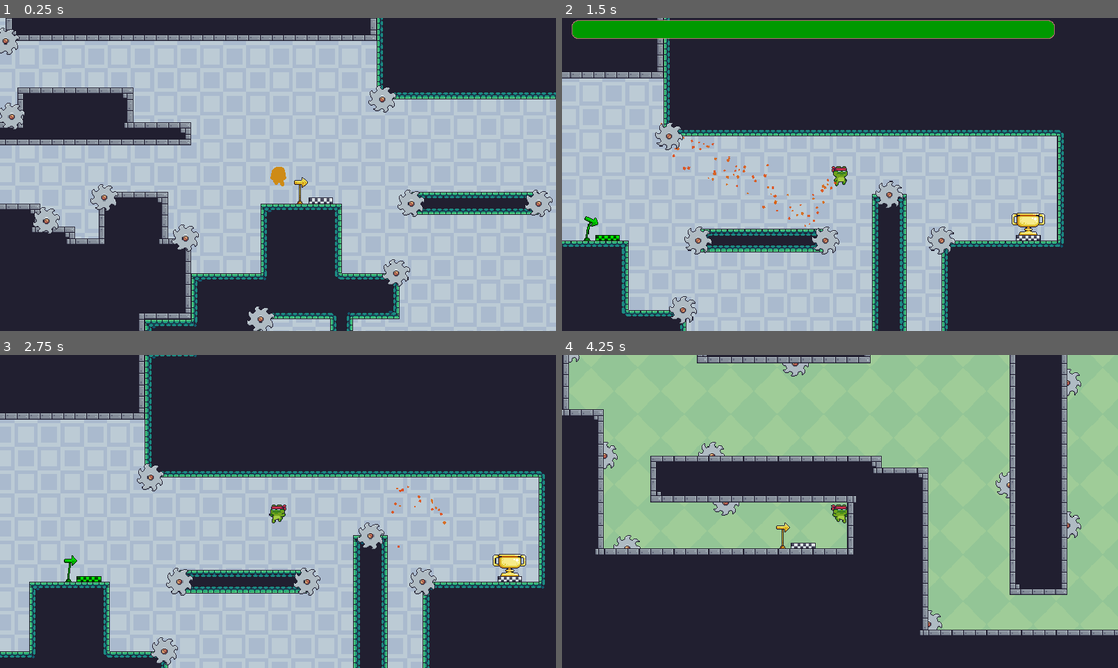
Above: before the commit, frames 1-4 (two rows, left to right).
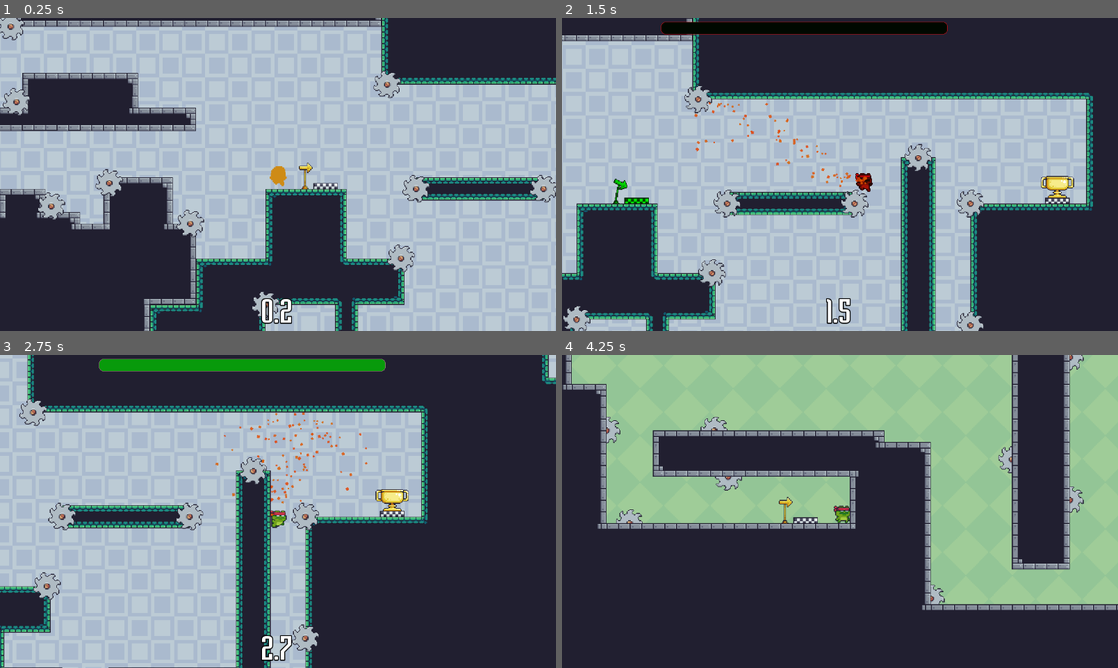
Above: after the commit, the same moments.

Repository: Boyquotes/LudusFormation
Game: Godot game, scene res://Scenes/Levels/level_base.tscn
Two runs of this game, one before a commit and one after it. Both use one fixed random seed, a clock stepped at 60 frames per second and the inputs below.
Inputs:
- Up to frame 1 (0.25 s): no input
- Up to frame 2 (1.5 s): hold D (right) from 0.53 s (still down); tap W (jump) at 0.6, 0.77, 1.07, 1.35 s
- Up to frame 3 (2.75 s): tap W (jump) at 1.52, 1.82, 2.1 s; release D (right) at 2.03 s; hold A (left) from 2.03 s (still down)
- Up to frame 4 (4.25 s): release A (left) at 2.78 s; hold D (right) from 2.78 s (still down); tap W (jump) at 2.85, 3.02, 3.32, 3.6, 3.77, 4.07 s

The runs differ from the first frame. In frame 1, 23% of the frame differs, in the area x 0-100%, y 0-100%; in frame 2, 41%; in frame 3, 45%; in frame 4, 24%.

Commit message:
Added timer, wall jump

Diff:
--- /dev/null
+++ b/Scenes/Levels/TimeSpent.gd
@@ -0,0 +1,8 @@
+extends Label
+
+var tick_spent : float
+
+# Called every frame. 'delta' is the elapsed time since the previous frame.
+func _process(delta: float) -> void:
+	tick_spent += delta
+	text = "%.1f" % tick_spent
--- a/Scenes/Levels/level_base.tscn
+++ b/Scenes/Levels/level_base.tscn
@@ -6,6 +6,8 @@
 [ext_resource type="PackedScene" uid="uid://bsbn72jnqtj2j" path="res://Scenes/Traps/Saw/saw_trap.tscn" id="3_f2nqi"]
 [ext_resource type="PackedScene" uid="uid://ceetapqadmawx" path="res://Scenes/Checkpoints/Start/start_point.tscn" id="5_gflnu"]
 [ext_resource type="PackedScene" uid="uid://ktkqsa0kqmeh" path="res://Scenes/Checkpoints/End/end_point.tscn" id="6_suhpl"]
+[ext_resource type="FontFile" uid="uid://dbjwykly8mh7g" path="res://Assets/fonts/Empanada.ttf" id="7_28i66"]
+[ext_resource type="Script" path="res://Scenes/Levels/TimeSpent.gd" id="7_eynju"]
 
 [sub_resource type="TileSetAtlasSource" id="TileSetAtlasSource_1td6t"]
 resource_name = "ground1"
@@ -588,6 +590,12 @@
 terrain_set_0/terrain_1/color = Color(0.501961, 0, 0.2, 1)
 sources/0 = SubResource("TileSetAtlasSource_1td6t")
 
+[sub_resource type="LabelSettings" id="LabelSettings_wi2bu"]
+font = ExtResource("7_28i66")
+font_size = 72
+outline_size = 8
+outline_color = Color(0, 0, 0, 1)
+
 [node name="LevelBase" type="Node2D"]
 
 [node name="BG" type="NinePatchRect" parent="."]
@@ -603,9 +611,9 @@
 [node name="Entities" type="Node" parent="."]
 
 [node name="Player" parent="Entities" instance=ExtResource("1_ut1no")]
-position = Vector2(776, 344)
+position = Vector2(769, 364)
 SPEED = 400.0
-JUMP_VELOCITY = -500.0
+JUMP_VELOCITY = -450.0
 
 [node name="Level" type="Node" parent="."]
 
@@ -727,3 +735,21 @@
 [node name="EndPoint" parent="Objective" instance=ExtResource("6_suhpl")]
 position = Vector2(1416, 352)
 next_level = "res://Scenes/Levels/level_2.tscn"
+
+[node name="Game" type="CanvasLayer" parent="."]
+layer = 2
+
+[node name="TimeSpent" type="Label" parent="Game"]
+texture_filter = 1
+anchors_preset = -1
+anchor_top = 0.868827
+anchor_right = 1.0
+anchor_bottom = 1.0
+grow_horizontal = 2
+grow_vertical = 0
+text = "123"
+label_settings = SubResource("LabelSettings_wi2bu")
+horizontal_alignment = 1
+vertical_alignment = 1
+script = ExtResource("7_eynju")
+metadata/_edit_use_anchors_ = true
--- a/Scenes/Player/player.gd
+++ b/Scenes/Player/player.gd
@@ -13,6 +13,9 @@
 # statistiques de déplacement du joueur
 @export var SPEED = 300.0
 @export var JUMP_VELOCITY = -400.0
+var max_fall_velocity = abs(JUMP_VELOCITY) * 3:
+	set(mfv):
+		max_fall_velocity = mfv if mfv != -1 else abs(JUMP_VELOCITY) * 3
 @export var jumps : int = 2
 
 # statique de la vie du joueur
@@ -25,11 +28,12 @@
 			life_changed.emit()
 
 # noeuds du joueur
-@onready var life_bar: ProgressBar = $LifeBar
+@onready var life_bar: ProgressBar = $CanvasLayer/LifeBar
 @onready var player_camera: Camera2D = $PlayerCamera
 @onready var frog: AnimatedSprite2D = $Frog
 @onready var player_collision: CollisionShape2D = $PlayerCollision
 @onready var player_animations: AnimationPlayer = $PlayerAnimations
+@onready var wall_jump_raycast: RayCast2D = $WallJumpRaycast
 
 var start_point := Vector2.ZERO
 var hit_particles_array : Array = []
@@ -58,25 +62,42 @@
 
 	# Handle Jump.
 	if Input.is_action_just_pressed("jump") and jumps > 0:
+		if wall_jump_raycast.is_colliding() and not is_on_floor():
+			return
 		velocity.y = JUMP_VELOCITY
 		jumps -= 1
-	elif Input.is_action_just_pressed("fastdown") and not is_on_floor():
+	elif Input.is_action_just_pressed("fastdown") and not is_on_floor() and frog.animation != "WallJump":
 		gravity *= 20.0
 
+	if wall_jump_raycast.is_colliding():
+		jumps = 1
+
 	var direction := Input.get_axis("left", "right")
-	if direction:
-		velocity.x = direction * SPEED
-	else:
-		velocity.x = move_toward(velocity.x, 0, SPEED)
+	if frog.animation != "WallJump":
+		if direction:
+			velocity.x = direction * SPEED
+		else:
+			velocity.x = move_toward(velocity.x, 0, SPEED)
 
-	move_and_slide()
+	if not can_wall_jump():
+		max_fall_velocity = -1
 
 	# vérifie si le joueur change de direction
 	if direction != 0:
 		frog.flip_h = false if direction == 1 else true
+		wall_jump_raycast.target_position.x = 12 if not frog.flip_h else -12
+
+	velocity.y = clamp(velocity.y, -max_fall_velocity, max_fall_velocity)
+	move_and_slide()
+
+	if can_wall_jump():
+		frog.play("WallJump")
+
+		if velocity.y > 1.0:
+			max_fall_velocity = 100
 
 	# vérifie si le joueur saute, son premier saut
-	if velocity.y < 0 and jumps == 1:
+	elif velocity.y < 0 and jumps == 1:
 		frog.play("Jump")
 
 	# vérifie si le joueur saute, son deuxième saut
@@ -129,6 +150,9 @@
 		hit_particle.queue_free()
 	hit_particles_array.clear()
 
+func can_wall_jump() -> bool:
+	return wall_jump_raycast.is_colliding() and not is_on_floor()
+
 func _on_player_life_changed() -> void:
 	if life <= 0:
 		call("death")
--- a/Scenes/Player/player.tscn
+++ b/Scenes/Player/player.tscn
@@ -6,59 +6,59 @@
 [sub_resource type="RectangleShape2D" id="RectangleShape2D_f32ck"]
 size = Vector2(20, 26)
 
+[sub_resource type="Animation" id="Animation_ol1ix"]
+length = 0.001
+tracks/0/type = "value"
+tracks/0/imported = false
+tracks/0/enabled = true
+tracks/0/path = NodePath("Frog:self_modulate")
+tracks/0/interp = 1
+tracks/0/loop_wrap = true
+tracks/0/keys = {
+"times": PackedFloat32Array(0),
+"transitions": PackedFloat32Array(1),
+"update": 0,
+"values": [Color(1, 1, 1, 1)]
+}
+tracks/1/type = "value"
+tracks/1/imported = false
+tracks/1/enabled = true
+tracks/1/path = NodePath("CanvasLayer/LifeBar:self_modulate")
+tracks/1/interp = 1
+tracks/1/loop_wrap = true
+tracks/1/keys = {
+"times": PackedFloat32Array(0),
+"transitions": PackedFloat32Array(4),
+"update": 0,
+"values": [Color(1, 0, 0, 0)]
+}
+
 [sub_resource type="Animation" id="Animation_mtxrj"]
 resource_name = "damage_taken"
 length = 1.5
 tracks/0/type = "value"
 tracks/0/imported = false
 tracks/0/enabled = true
-tracks/0/path = NodePath("LifeBar:self_modulate")
+tracks/0/path = NodePath("Frog:self_modulate")
 tracks/0/interp = 1
 tracks/0/loop_wrap = true
 tracks/0/keys = {
-"times": PackedFloat32Array(0, 1, 1.5),
-"transitions": PackedFloat32Array(1, 2.5, 4.22243),
-"update": 0,
-"values": [Color(1, 0, 0, 1), Color(1, 1, 1, 1), Color(0, 1, 0, 0)]
-}
-tracks/1/type = "value"
-tracks/1/imported = false
-tracks/1/enabled = true
-tracks/1/path = NodePath("Frog:self_modulate")
-tracks/1/interp = 1
-tracks/1/loop_wrap = true
-tracks/1/keys = {
 "times": PackedFloat32Array(0, 0.4),
 "transitions": PackedFloat32Array(1, 0.196146),
 "update": 0,
 "values": [Color(1, 0, 0, 1), Color(1, 1, 1, 1)]
 }
-
-[sub_resource type="Animation" id="Animation_ol1ix"]
-length = 0.001
-tracks/0/type = "value"
-tracks/0/imported = false
-tracks/0/enabled = true
-tracks/0/path = NodePath("LifeBar:self_modulate")
-tracks/0/interp = 1
-tracks/0/loop_wrap = true
-tracks/0/keys = {
-"times": PackedFloat32Array(0),
-"transitions": PackedFloat32Array(1),
-"update": 0,
-"values": [Color(0, 1, 0, 0)]
-}
 tracks/1/type = "value"
 tracks/1/imported = false
 tracks/1/enabled = true
-tracks/1/path = NodePath("Frog:self_modulate")
+tracks/1/path = NodePath("CanvasLayer/LifeBar:self_modulate")
 tracks/1/interp = 1
 tracks/1/loop_wrap = true
 tracks/1/keys = {
-"times": PackedFloat32Array(0),
-"transitions": PackedFloat32Array(1),
+"times": PackedFloat32Array(0, 1, 1.5),
+"transitions": PackedFloat32Array(1, 2.5, 4),
 "update": 0,
-"values": [Color(1, 1, 1, 1)]
+"values": [Color(1, 0, 0, 1), Color(1, 1, 1, 1), Color(1, 0, 0, 0)]
 }
 
 [sub_resource type="AnimationLibrary" id="AnimationLibrary_eeu6k"]
@@ -89,6 +89,9 @@
 
 [node name="PlayerCamera" type="Camera2D" parent="."]
 zoom = Vector2(1.5, 1.5)
+process_callback = 0
+position_smoothing_enabled = true
+position_smoothing_speed = 10.0
 
 [node name="Frog" parent="." instance=ExtResource("2_vuhpq")]
 animation = &"Idle"
@@ -102,13 +105,21 @@
 "": SubResource("AnimationLibrary_eeu6k")
 }
 
-[node name="LifeBar" type="ProgressBar" parent="."]
-self_modulate = Color(0, 1, 0, 0)
-z_index = 9
+[node name="WallJumpRaycast" type="RayCast2D" parent="."]
+target_position = Vector2(12, 0)
+
+[node name="CanvasLayer" type="CanvasLayer" parent="."]
+
+[node name="LifeBar" type="ProgressBar" parent="CanvasLayer"]
+self_modulate = Color(1, 0, 0, 0)
+anchors_preset = 5
+anchor_left = 0.5
+anchor_right = 0.5
 offset_left = -371.0
-offset_top = -213.0
+offset_top = 8.0
 offset_right = 371.0
-offset_bottom = -187.0
+offset_bottom = 34.0
+grow_horizontal = 2
 theme_override_styles/background = SubResource("StyleBoxEmpty_y027g")
 theme_override_styles/fill = SubResource("StyleBoxFlat_iep7i")
 step = 1.0
--- a/project.godot
+++ b/project.godot
@@ -17,7 +17,7 @@
 
 [display]
 
-window/stretch/mode="canvas_items"
+window/stretch/mode="viewport"
 
 [input]
 
Binary file added: Assets/fonts/Empanada.ttf
Not shown, added: Assets/fonts/Empanada.ttf.import
Binary file added: Assets/fonts/Roundman.ttf
Not shown, added: Assets/fonts/Roundman.ttf.import
Not shown: 1 places in Scenes/Levels/level_base.tscn that only renumber resources
